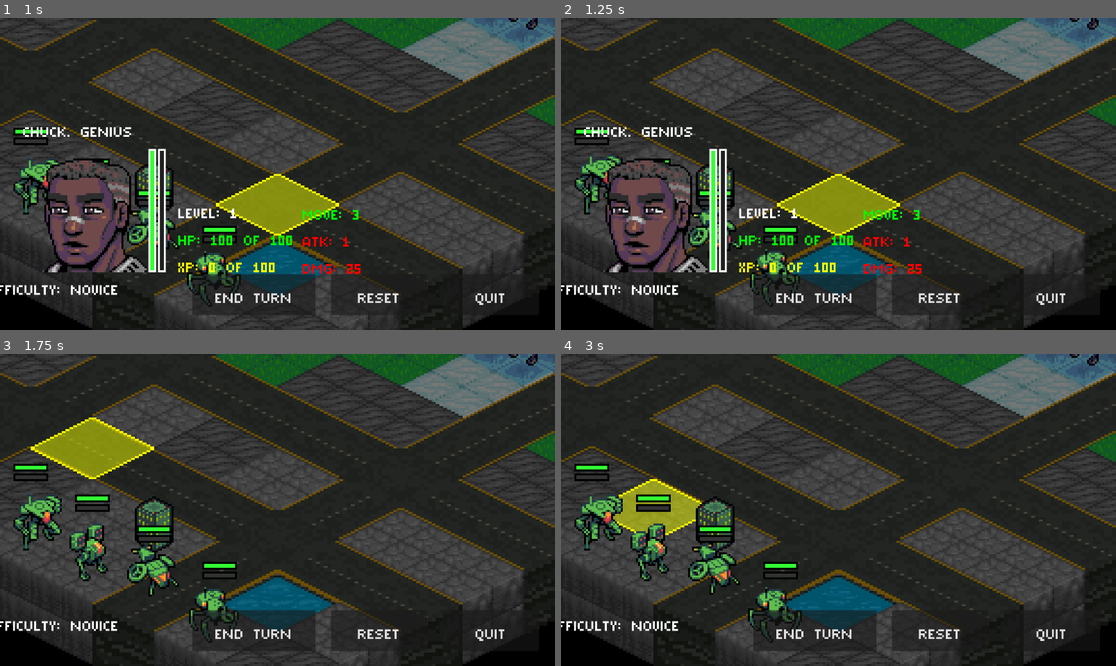
Above: before the commit, frames 1-4 (two rows, left to right).
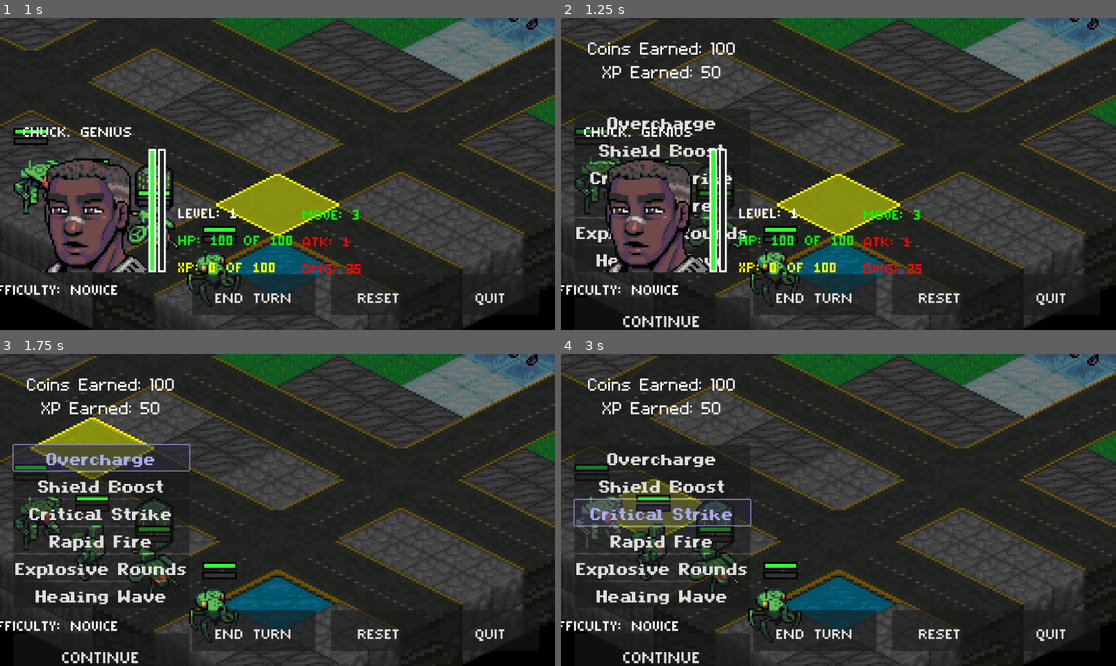
Above: after the commit, the same moments.

Repository: Tekknobot/Terrain
Game: Godot game, scene res://Scenes/TitleScreen.tscn
Two runs of this game, one before a commit and one after it. Both use one fixed random seed, a clock stepped at 60 frames per second and the inputs below.
Inputs (mouse positions are in pixels of both pictures, inside the frame that each line leads up to):
- Up to frame 1 (1 s): click "PLAY" at 0.5 s
- Up to frame 2 (1.25 s): no input
- Up to frame 3 (1.75 s): click (99, 456) at 1.25 s, where only the run after the commit has a clickable "Overcharge"
- Up to frame 4 (3 s): click (660, 485) at 2 s, where only the run after the commit has a clickable "Shield Boost"; click (660, 513) at 2.75 s, where only the run after the commit has a clickable "Critical Strike"

Frame 1 is identical in both runs. In frame 2, 4.2% of the frame differs, in the area x 2-35%, y 7-100%; in frame 3, 8.9%; in frame 4, 8.7%.

Commit message:
Work in special ability upgrade.

Diff:
--- a/Scenes/RewardUpgrade.tscn
+++ b/Scenes/RewardUpgrade.tscn
@@ -13,6 +13,10 @@
 default_font = ExtResource("2_1kg7g")
 default_font_size = 56
 
+[sub_resource type="Theme" id="Theme_ol1n7"]
+default_font = ExtResource("2_1kg7g")
+default_font_size = 56
+
 [sub_resource type="Theme" id="Theme_a70fr"]
 default_font = ExtResource("4_slnqg")
 default_font_size = 72
@@ -24,48 +28,43 @@
 
 [node name="Control" type="Control" parent="CanvasLayer"]
 layout_mode = 3
-anchors_preset = 1
-anchor_left = 1.0
-anchor_right = 1.0
-offset_left = -285.0
-offset_top = 32.0
-offset_right = -285.0
-offset_bottom = 32.0
-grow_horizontal = 0
+anchors_preset = 0
+offset_left = 28.0
+offset_top = 38.0
+offset_right = 28.0
+offset_bottom = 38.0
 
 [node name="VBoxContainer" type="VBoxContainer" parent="CanvasLayer/Control"]
 offset_right = 200.0
 offset_bottom = 285.0
 
 [node name="HBoxContainer" type="VBoxContainer" parent="CanvasLayer/Control/VBoxContainer"]
-visible = false
 layout_mode = 2
 
 [node name="CoinsLabel" type="Label" parent="CanvasLayer/Control/VBoxContainer/HBoxContainer"]
-visible = false
 layout_mode = 2
 theme = SubResource("Theme_pilyr")
 horizontal_alignment = 1
 
 [node name="XPLabel" type="Label" parent="CanvasLayer/Control/VBoxContainer/HBoxContainer"]
-visible = false
 layout_mode = 2
 theme = SubResource("Theme_pilyr")
 horizontal_alignment = 1
 
 [node name="Blank" type="Label" parent="CanvasLayer/Control/VBoxContainer/HBoxContainer"]
-visible = false
 layout_mode = 2
 theme = SubResource("Theme_pilyr")
 horizontal_alignment = 1
 
 [node name="UpgradeOptionsContainer" type="VBoxContainer" parent="CanvasLayer/Control/VBoxContainer"]
-visible = false
 layout_mode = 2
 theme = SubResource("Theme_gkq3x")
 
+[node name="AbilityOptionsContainer" type="VBoxContainer" parent="CanvasLayer/Control/VBoxContainer"]
+layout_mode = 2
+theme = SubResource("Theme_ol1n7")
+
 [node name="Blank" type="Label" parent="CanvasLayer/Control/VBoxContainer"]
-visible = false
 layout_mode = 2
 theme = SubResource("Theme_pilyr")
 horizontal_alignment = 1
--- a/Scripts/GameData.gd
+++ b/Scripts/GameData.gd
@@ -1,4 +1,3 @@
-# GameData.gd
 extends Node
 
 # Global variables for persistent game progress.
@@ -6,6 +5,7 @@
 var xp: int = 0
 var current_level: int = 1
 var selected_upgrade: String = ""
+var selected_special_ability: String = ""  # <-- Added property.
 var max_enemy_units: int = 4
 
 var map_difficulty: int = 1
@@ -23,6 +23,7 @@
 	xp = 0
 	current_level = 1
 	selected_upgrade = ""
+	selected_special_ability = ""
 	player_stats = {
 		"total_damage_dealt": 0,
 		"units_lost": 0,
--- a/Scripts/RewardsUpgrades.gd
+++ b/Scripts/RewardsUpgrades.gd
@@ -1,61 +1,94 @@
-# RewardUpgrade.gd
 extends Node2D
 
 @onready var coins_label = $CanvasLayer/Control/VBoxContainer/HBoxContainer/CoinsLabel
 @onready var xp_label = $CanvasLayer/Control/VBoxContainer/HBoxContainer/XPLabel
-@onready var upgrade_options_container = $CanvasLayer/Control/VBoxContainer/UpgradeOptionsContainer
+@onready var ability_options_container = $CanvasLayer/Control/VBoxContainer/AbilityOptionsContainer
 @onready var continue_button = $CanvasLayer/Control/VBoxContainer/ContinueButton
 
 var earned_coins: int = 0
 var earned_xp: int = 0
 
-# Call this function to initialize reward data from your battle stats.
+# Define a pool of special abilities available for unlocking.
+var ability_pool: Array[String] = [
+	"Overcharge",
+	"Shield Boost",
+	"Critical Strike",
+	"Rapid Fire",
+	"Explosive Rounds",
+	"Healing Wave"
+]
+
+# Store the player's selection.
+var selected_ability: String = ""
+# Cycle index to assign ability to each player unit in turn.
+var next_unit_index: int = 0
+
+# Called when the reward screen is activated.
 func set_rewards(coins: int, xp: int) -> void:
 	self.visible = true
 	earned_coins = coins
 	earned_xp = xp
 	coins_label.text = "Coins Earned: %d" % coins
 	xp_label.text = "XP Earned: %d" % xp
-	_populate_upgrade_options()
+	_populate_ability_options()
 
-# Populate available upgrade options.
-func _populate_upgrade_options() -> void:
-	var upgrade_options = ["+Health", "+Damage", "+Move"]
-	for option in upgrade_options:
+# Populate the container with a button for each special ability.
+func _populate_ability_options() -> void:
+	for ability in ability_pool:
 		var btn = Button.new()
-		btn.text = option
-		# Bind both the button and the option to the pressed signal.
-		btn.pressed.connect(self._on_upgrade_selected.bind(btn, option))
-		upgrade_options_container.add_child(btn)
+		btn.text = ability
+		# Bind both the button and ability so that when pressed, the handler receives both.
+		btn.pressed.connect(self._on_ability_selected.bind(btn, ability))
+		ability_options_container.add_child(btn)
 
-# Called when an upgrade option is selected.
-func _on_upgrade_selected(btn: Button, option: String) -> void:
-	print("Upgrade selected: ", option)
-	# Save the choice in your global singleton.
-	GameData.selected_upgrade = option
+# Called when a special ability is selected.
+func _on_ability_selected(btn: Button, ability: String) -> void:
+	print("Special Ability selected: ", ability)
+	selected_ability = ability
+	GameData.selected_special_ability = ability
 
-	# Unhighlight all buttons.
-	for child in upgrade_options_container.get_children():
+	# Unhighlight all ability buttons.
+	for child in ability_options_container.get_children():
 		if child is Button:
-			# Reset the button's appearance. (Adjust the default color as needed.)
 			child.modulate = Color(1, 1, 1)
+	# Highlight the selected button.
+	btn.modulate = Color(0.7, 0.7, 1.0)
 
-	# Highlight the selected button.
-	btn.modulate = Color(0.7, 0.7, 1.0)  # This gives a bluish tint; adjust to your taste.
-
-
-# When the player is ready to proceed.
+	# Cycle through each player unit (instead of a random selection).
+	var player_units = get_tree().get_nodes_in_group("Units").filter(func(u): return u.is_player)
+	if player_units.size() > 0:
+		var chosen_unit = player_units[next_unit_index]
+		# Update the index for next selection (wrap around if needed).
+		next_unit_index = (next_unit_index + 1) % player_units.size()
+		print("Assigning ability ", ability, " to unit: ", chosen_unit.name)
+		# Apply the special ability to the chosen unit.
+		apply_special_ability(chosen_unit, ability)
+		# Trigger the unit level-up effect.
+		if chosen_unit.has_method("play_level_up_effect"):
+			chosen_unit.play_level_up_effect()
+		else:
+			# Fallback: play level-up sound and material effect if available.
+			if chosen_unit.has_method("play_level_up_sound"):
+				chosen_unit.play_level_up_sound()
+			if chosen_unit.has_method("apply_level_up_material"):
+				chosen_unit.apply_level_up_material()
+# Called when the player presses the Continue button.
 func _on_continue_button_pressed() -> void:
-	# Here you can update persistent data with the earned rewards.
+	# Update persistent data with the earned rewards.
 	GameData.coins += earned_coins
 	GameData.xp += earned_xp
-
-	# Save the current level progress if needed.
 	GameData.current_level += 1
 	GameData.max_enemy_units += 1
 	GameData.map_difficulty += 1
 
+	# Optionally, apply the selected special ability to a unit.
+	# For example, if you have a reference to the unit that should receive the upgrade:
+	# apply_special_ability(upgraded_unit, selected_ability)
+
 	self.visible = false
-
 	# Transition to the next mission/level.
 	get_tree().change_scene_to_file("res://Scenes/Main.tscn")
+
+func apply_special_ability(unit, ability: String) -> void:
+	unit.set_meta("special_ability_name", ability)
+	print("Applied special ability (via meta): ", ability, " to unit: ", unit.name)
--- a/Scripts/TurnManager.gd
+++ b/Scripts/TurnManager.gd
@@ -20,7 +20,7 @@
 	# Wait one frame so TileMap can spawn units first
 	await get_tree().create_timer(0.5).timeout
 	call_deferred("_initialize_turns")
-	#_test_launch_reward_phase()
+	_test_launch_reward_phase()
 
 func _initialize_turns():
 	_populate_units()
@@ -397,7 +397,7 @@
 func _launch_reward_phase(rewards: Dictionary) -> void:
 	var reward_scene = preload("res://Scenes/RewardUpgrade.tscn").instantiate()
 	get_tree().get_current_scene().add_child(reward_scene)
-	#reward_scene.set_rewards(rewards["coins"], rewards["xp"])
+	reward_scene.set_rewards(rewards["coins"], rewards["xp"])
 
 func _test_launch_reward_phase() -> void:
 	var fake_rewards: Dictionary = {
Not shown: 1 places in Scenes/RewardUpgrade.tscn that only renumber resources
Binary file changed: Sprites/TitleScreen/Mek_Logotype.ase
